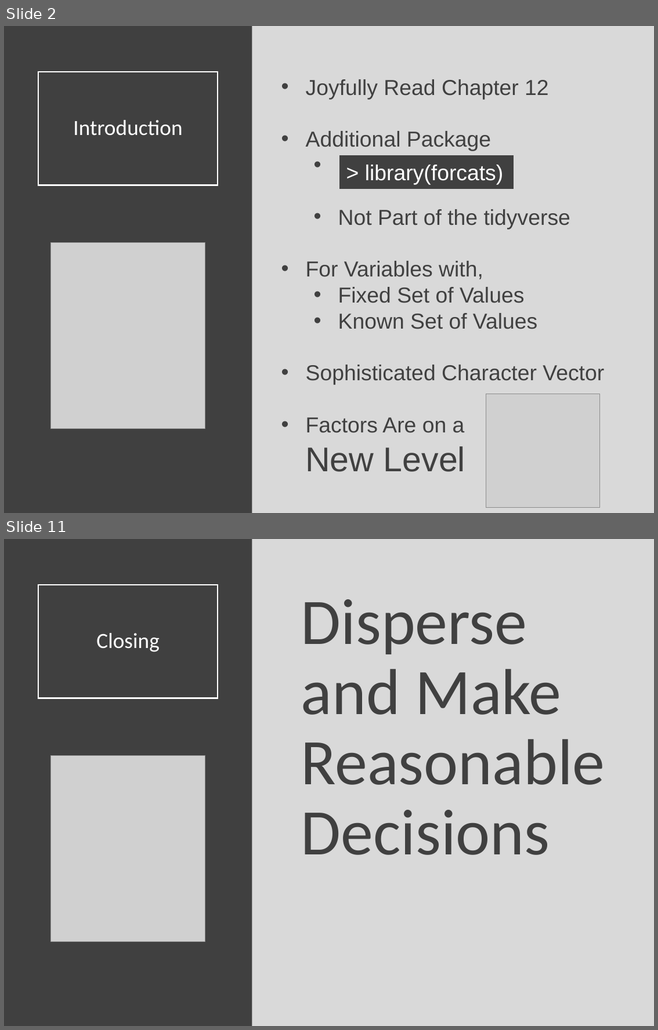
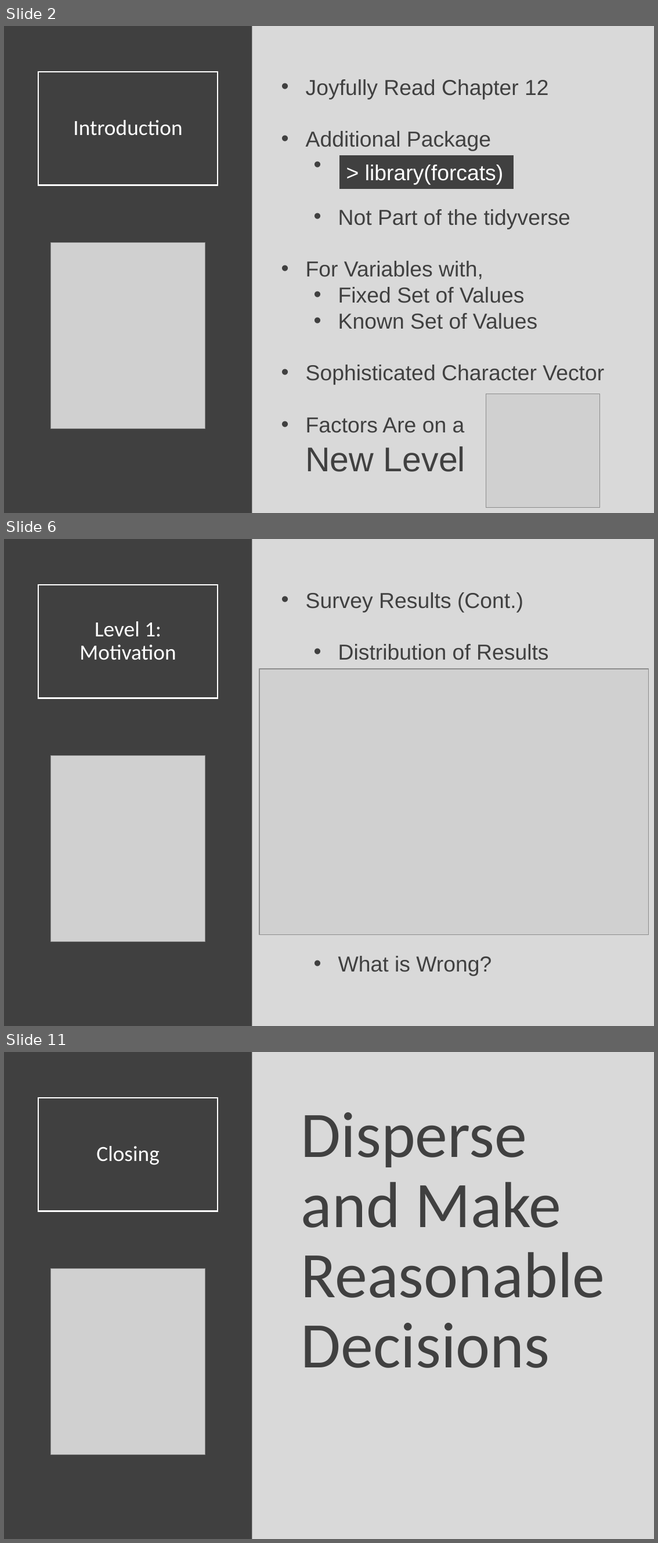
Before and after one commit to Yixf-Self/STOR320_WEBSITE, a slide deck: Lecture/Lecture 17/Lecture 17.pptx. Shown one above the other, each under a label of ours: slides 2 and 11 before the commit, slides 2, 6 and 11 after it; the slides between them are not shown. The pictures are 658x1030 and 658x1543 pixels, drawn with LibreOffice and Linux fonts; fonts in the diff are those of the drawing; grey boxes stand for pictures. Boxes give left, top, right and bottom in pixels: in the first picture for what was removed or moved away, otherwise in the second. Text is boxed around its words. In the diff, an @@ line names an element or a change of style, - is before the commit and + after.

```diff
--- a/Lecture/Lecture 17/Lecture 17.pptx
+++ b/Lecture/Lecture 17/Lecture 17.pptx
@@ slide 6 added at (x1=4, y1=539, x2=654, y2=1026), background #D9D9D9 @@
@@ rectangle added at (x1=4, y1=539, x2=252, y2=1026), fill #404040 @@
@@ title added at (x1=38, y1=584, x2=217, y2=698), outline #FFFFFF 1.5 pt, 24 pt, text #FFFFFF @@
+Level 1: Motivation
@@ text added at (x1=306, y1=592, x2=548, y2=976), 24 pt, text #404040 @@
+• Survey Results (Cont.)
+  • Distribution of Results
+  • What is Wrong?
@@ picture added at (x1=259, y1=669, x2=648, y2=935) @@
@@ picture added at (x1=51, y1=755, x2=205, y2=942) @@
```
Also in this commit, not shown: 1 slide changed, 6 other slides added, 7 slides removed, 5 other files.
